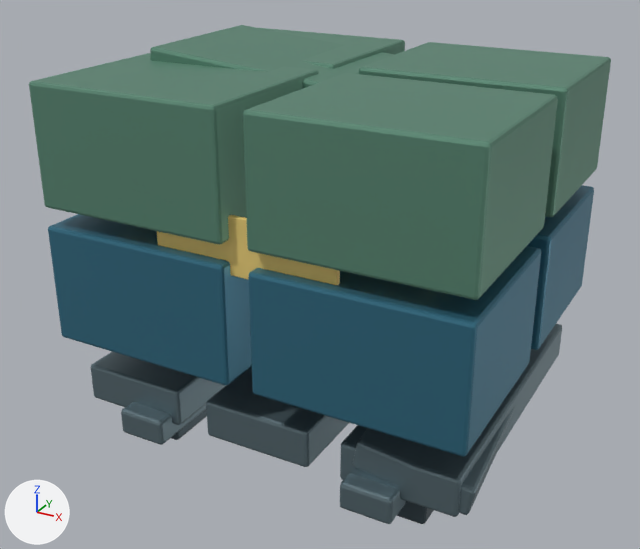
The glTF model assets/warehouse-props/pallet_stack_d1.glb, before and after one commit.
Rendered twice from a camera (50 mm lens) standing at (2.16, -4.13, 2.75) and looking at (-0.05, -0.11, 0.74). Every picture has the same lights, and +X, +Y and +Z are marked at lower left. The first picture is the older version. Where no turn or scale is listed for an object, it has been applied to the vertices.

Names of what the first picture shows: 'Bent deck board', 'Pallet block.004', 'Pallet block.006', 'Pallet deck board.003', 'Pallet deck board.004', 'Pallet deck board.005', 'Pallet label.001', 'Pallet runner.002', 'Pallet runner.003', 'Shifted load', 'Stacked crate.008', 'Stacked crate.010', 'Stacked crate.011', 'Stacked crate.012', 'Stacked crate.013', 'Stacked crate.014', 'Stacked crate.015'.
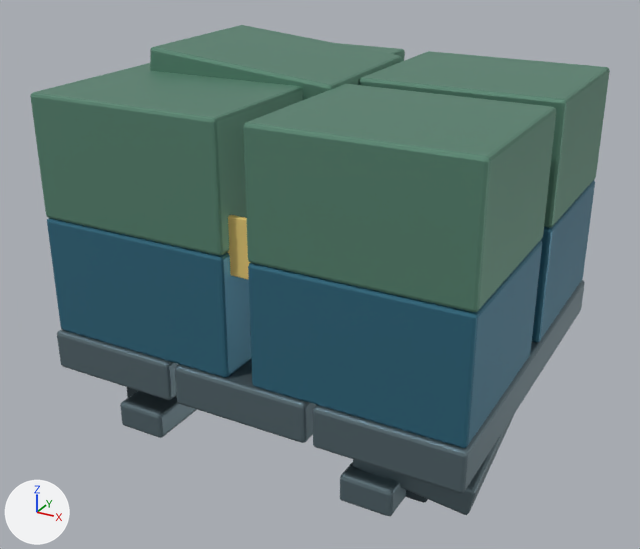
Location of each change, [x1, y1, x2, y2] in pixels of the pictures (640 x 549 px):
'Stacked crate.014', moved
    before: [243, 73, 558, 300]
    after: [243, 84, 556, 312]
'Stacked crate.010', moved
    before: [249, 246, 541, 456]
    after: [248, 240, 542, 448]
'Stacked crate.012', moved
    before: [29, 53, 319, 244]
    after: [30, 63, 303, 255]
'Stacked crate.008', moved
    before: [48, 214, 252, 385]
    after: [47, 218, 251, 377]
'Stacked crate.015', moved
    before: [359, 42, 611, 217]
    after: [358, 51, 610, 228]
'Pallet deck board.017', added
    after: [313, 280, 585, 493]
'Pallet deck board.005', deleted
    before: [340, 324, 562, 517]
'Pallet deck board.004', deleted
    before: [206, 366, 349, 467]
'Pallet deck board.016', added
    after: [175, 359, 316, 443]
'Stacked crate.011', moved
    before: [527, 185, 594, 350]
    after: [532, 180, 595, 342]
'Pallet deck board.003', deleted
    before: [91, 352, 226, 425]
'Pallet deck board.015', added
    after: [57, 329, 179, 400]
'Pallet runner.002', moved
    before: [121, 402, 206, 445]
    after: [120, 391, 197, 438]
'Pallet runner.003', moved
    before: [340, 473, 406, 524]
    after: [340, 463, 406, 516]
'Stacked crate.013', moved
    before: [260, 28, 405, 68]
    after: [338, 43, 405, 62]
'Pallet block.006', moved (mostly hidden afterwards)
    before: [397, 501, 434, 524]
    after: [405, 490, 428, 503]
'Pallet block.004', moved (mostly hidden afterwards)
    before: [171, 409, 207, 440]
    after: [127, 387, 177, 399]
'Pallet label.001', unchanged, covered by the edit
    before: [157, 215, 340, 285]
    after: [227, 215, 251, 280]

Patch to the scene script:
```diff
--- a/assets/warehouse-props/pallet_stack_d1.glb.py
+++ b/assets/warehouse-props/pallet_stack_d1.glb.py
@@ ob_pallet_block_004 @@
 ob_pallet_block_004 = bpy.data.objects.new('Pallet block.004', me_cube_619)
-ob_pallet_block_004.location = (-0.75, -0.65, 0.02)
+ob_pallet_block_004.location = (-0.75, -0.65, 0.15)
@@ ob_pallet_block_006 @@
 ob_pallet_block_006 = bpy.data.objects.new('Pallet block.006', me_cube_621)
-ob_pallet_block_006.location = (0.75, -0.65, 0.02)
+ob_pallet_block_006.location = (0.75, -0.65, 0.15)
@@ ob_pallet_deck_board_003 @@
-ob_pallet_deck_board_003 = bpy.data.objects.new('Pallet deck board.003', me_cube_616)
@@ ob_pallet_deck_board_004 @@
-ob_pallet_deck_board_004 = bpy.data.objects.new('Pallet deck board.004', me_cube_617)
@@ ob_pallet_deck_board_005 @@
-ob_pallet_deck_board_005 = bpy.data.objects.new('Pallet deck board.005', me_cube_618)
@@ ob_pallet_runner_002 @@
 ob_pallet_runner_002 = bpy.data.objects.new('Pallet runner.002', me_cube_623)
-ob_pallet_runner_002.location = (-0.68, 0.0, 0.03)
+ob_pallet_runner_002.location = (-0.68, 0.0, 0.075)
@@ ob_pallet_runner_003 @@
 ob_pallet_runner_003 = bpy.data.objects.new('Pallet runner.003', me_cube_624)
-ob_pallet_runner_003.location = (0.68, 0.0, 0.03)
+ob_pallet_runner_003.location = (0.68, 0.0, 0.075)
@@ ob_stacked_crate_008 @@
 ob_stacked_crate_008 = bpy.data.objects.new('Stacked crate.008', me_cube_625)
-ob_stacked_crate_008.location = (-0.62, -0.55, 0.8)
+ob_stacked_crate_008.location = (-0.62, -0.55, 0.845)
@@ ob_stacked_crate_010 @@
 ob_stacked_crate_010 = bpy.data.objects.new('Stacked crate.010', me_cube_627)
-ob_stacked_crate_010.location = (0.62, -0.55, 0.8)
+ob_stacked_crate_010.location = (0.62, -0.55, 0.845)
@@ ob_stacked_crate_011 @@
 ob_stacked_crate_011 = bpy.data.objects.new('Stacked crate.011', me_cube_628)
-ob_stacked_crate_011.location = (0.62, 0.55, 0.8)
+ob_stacked_crate_011.location = (0.62, 0.55, 0.845)
@@ ob_stacked_crate_012 @@
 ob_stacked_crate_012 = bpy.data.objects.new('Stacked crate.012', me_cube_629)
-ob_stacked_crate_012.location = (-0.62, -0.55, 1.55)
+ob_stacked_crate_012.location = (-0.62, -0.55, 1.495)
@@ ob_stacked_crate_013 @@
 ob_stacked_crate_013 = bpy.data.objects.new('Stacked crate.013', me_cube_630)
-ob_stacked_crate_013.location = (-0.62, 0.55, 1.55)
+ob_stacked_crate_013.location = (-0.62, 0.55, 1.495)
@@ ob_stacked_crate_014 @@
 ob_stacked_crate_014 = bpy.data.objects.new('Stacked crate.014', me_cube_631)
-ob_stacked_crate_014.location = (0.62, -0.55, 1.55)
+ob_stacked_crate_014.location = (0.62, -0.55, 1.495)
@@ ob_stacked_crate_015 @@
 ob_stacked_crate_015 = bpy.data.objects.new('Stacked crate.015', me_cube_632)
-ob_stacked_crate_015.location = (0.62, 0.55, 1.55)
+ob_stacked_crate_015.location = (0.62, 0.55, 1.495)
@@ ob_pallet_deck_board_017 @@
+ob_pallet_deck_board_017 = bpy.data.objects.new('Pallet deck board.017', me_cube_706)  # 56 vertices, 108 faces; spans x -0.38..0.38, y -1.05..1.05, z -0.11..0.11; in mat_structural_frame___blue_steel (greyish cyan #6f848b)
+ob_pallet_deck_board_017.location = (0.8, 0.0, 0.41)
@@ ob_pallet_deck_board_016 @@
+ob_pallet_deck_board_016 = bpy.data.objects.new('Pallet deck board.016', me_cube_706.copy())
+ob_pallet_deck_board_016.location = (0.0, 0.0, 0.41)
@@ ob_pallet_deck_board_015 @@
+ob_pallet_deck_board_015 = bpy.data.objects.new('Pallet deck board.015', me_cube_706.copy())
+ob_pallet_deck_board_015.location = (-0.8, 0.0, 0.41)
```
